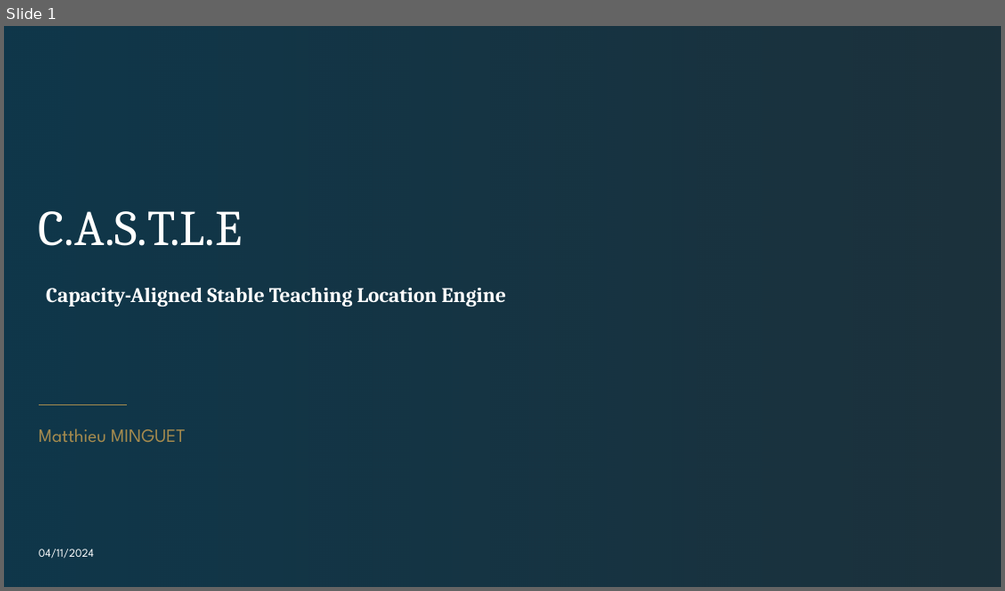
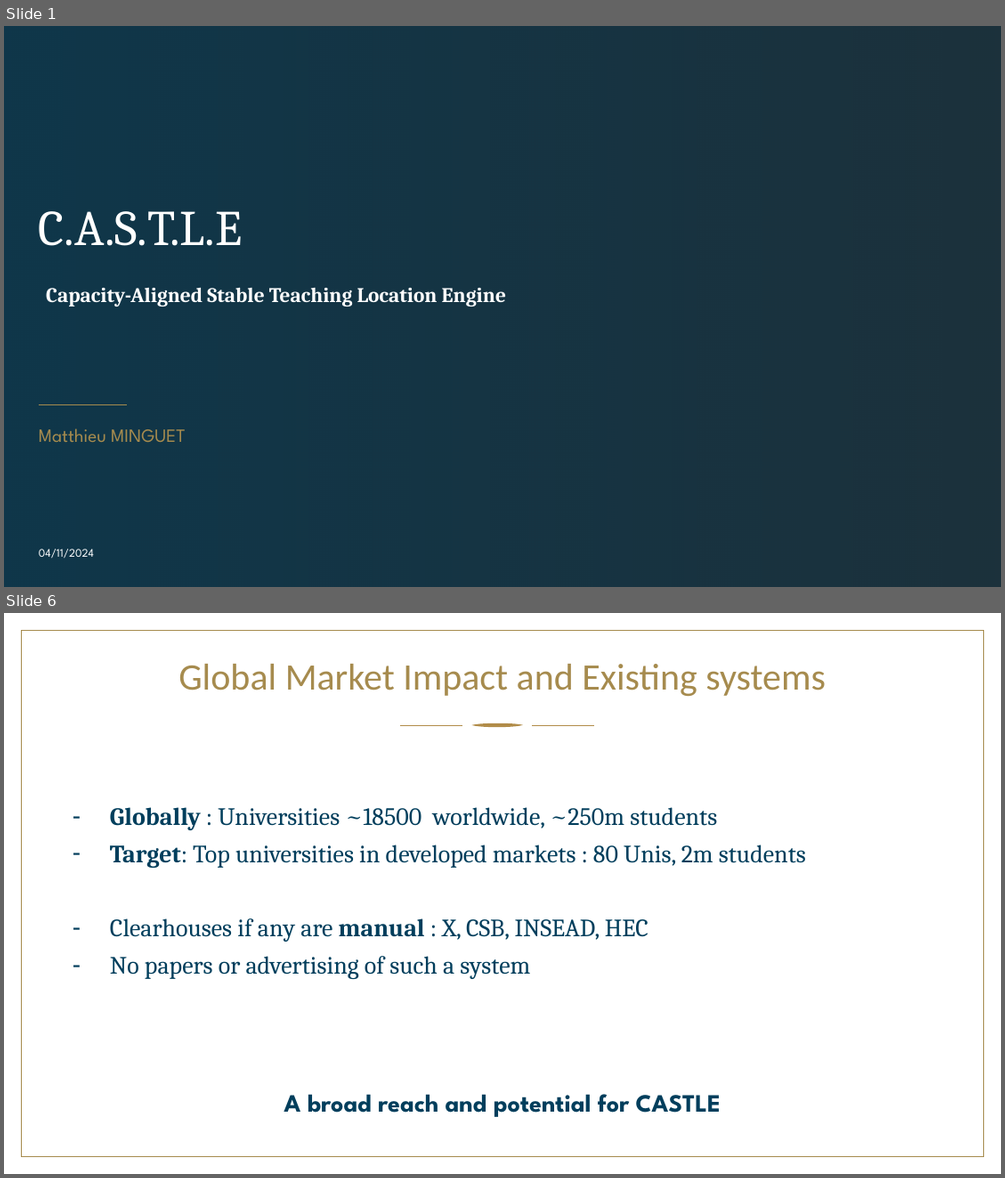
Before and after one commit to Mttmin/classroom_allocation, a slide deck: Pitch final Minguet.pptx. Shown one above the other, each under a label of ours: slide 1 before the commit, slides 1 and 6 after it; the slides between them are not shown. The pictures are 1005x591 and 1005x1178 pixels, drawn with LibreOffice and Linux fonts; fonts in the diff are those of the drawing; background and template pictures are left out; a plain dark background stands for a picture behind light text. Boxes give left, top, right and bottom in pixels: in the first picture for what was removed or moved away, otherwise in the second. Text is boxed around its words. In the diff, an @@ line names an element or a change of style, - is before the commit and + after.

```diff
--- a/Pitch final Minguet.pptx
+++ b/Pitch final Minguet.pptx
@@ slide 6 added at (x1=4, y1=613, x2=1001, y2=1174), background picture (left out) @@
@@ rectangle added at (x1=22, y1=630, x2=984, y2=1157), fill #FFFFFF, outline #A68B4E 0.75 pt @@
@@ title added at (x1=178, y1=664, x2=825, y2=696), 36 pt, text #A68B4E @@
+Global Market Impact and Existing systems
@@ freeform shape added at (x1=400, y1=725, x2=462, y2=726), fill #B18C49 @@
@@ freeform shape added at (x1=471, y1=723, x2=522, y2=728), fill #B18C49 @@
@@ freeform shape added at (x1=532, y1=725, x2=594, y2=726), fill #B18C49 @@
@@ text added at (x1=110, y1=807, x2=806, y2=979), 24 pt, text #003E5C @@
+– Globally : Universities ~18500 worldwide, ~250m students
+– Target: Top universities in developed markets : 80 Unis, 2m students
+– Clearhouses if any are manual : X, CSB, INSEAD, HEC
+– No papers or advertising of such a system
@@ text added at (x1=284, y1=1094, x2=720, y2=1117), 24 pt, text #003E5C, bold @@
+A broad reach and potential for CASTLE
```
Also in this commit, not shown: 1 slide changed, 13 other slides added, 1 other file.
